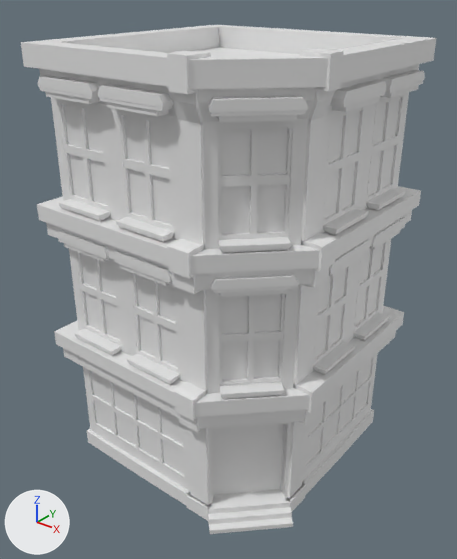
What one commit did to the Blender file 20250310.blend.
Rendered twice from a camera (50 mm lens) standing at (9.46, -12.07, 7.63) and looking at (0.27, -0.59, 0.51). The axes (+X, +Y, +Z) are drawn at lower left. The lights are the same throughout.

Names of what the first picture shows: 'Building', 'Window', 'Window.001', 'Window.002', 'Window.003', 'Window.004', 'Window.005', 'Window.006', 'Window.007', 'Window.008', 'Window.009'.
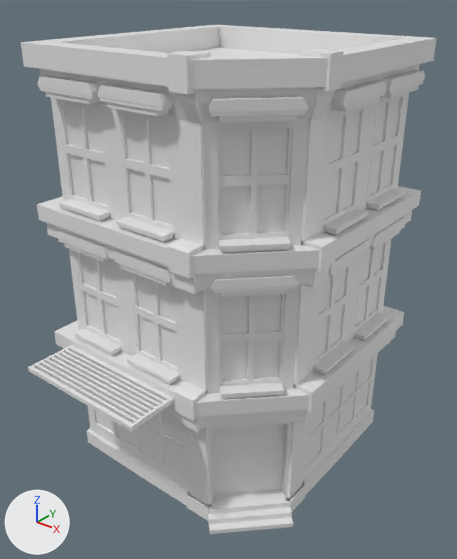
The change, as JSON lines over the scene's bpy script:
```json
{"op": "add", "block": "me_plane", "code": ["me_plane = bpy.data.meshes.new('Plane')", "me_plane.from_pydata(...)  # 152 vertices, 150 faces; spans x -1.0..1.0, y -1.0..1.0, z 0.0..0.12"]}
{"op": "add", "block": "ob_plane", "code": ["ob_plane = bpy.data.objects.new('Plane', me_plane)", "ob_plane.location = (-0.93, -4.05, -1.39)", "ob_plane.scale = (1.86, 0.742, 1.0)"]}
```

Changed parts and their boxes (x1, y1, x2, y2) in the pictures (457 x 559 px):
```json
{"object": "Plane", "change": "added", "after": [28, 345, 174, 431]}
```
